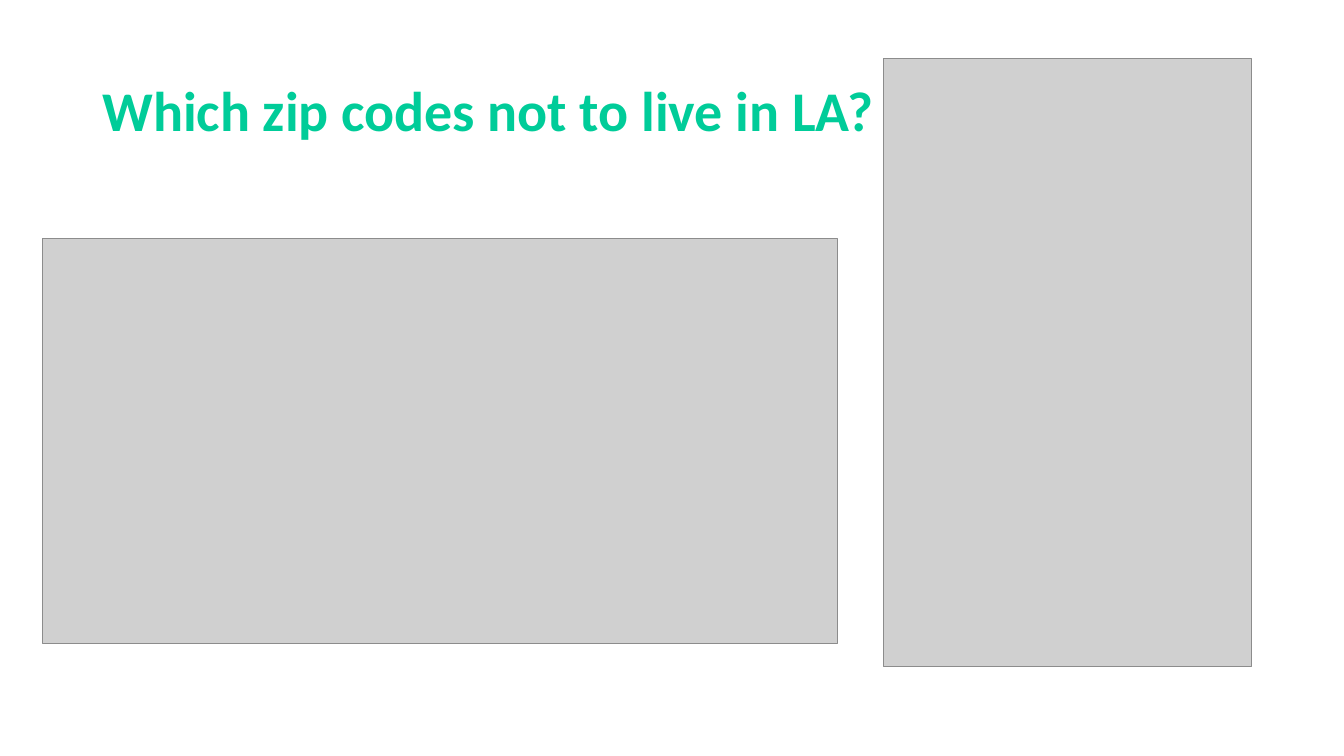
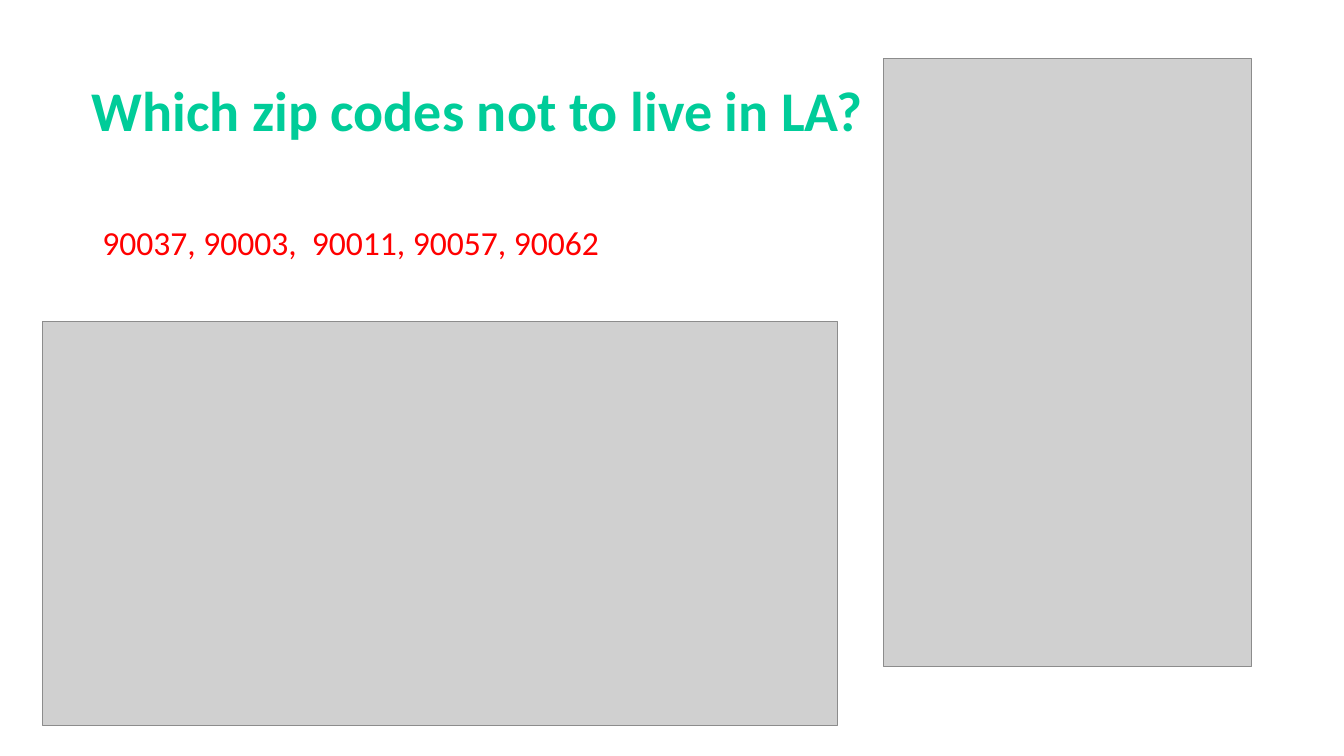
Before and after one commit to frederikdebruyker/Los-Angeles-Crime-Statistics, a slide deck: slide 7 of Presentation Project1 - Los Angeles Crime Statistics.pptx. Drawn at 1344x756 pixels with LibreOffice and Linux fonts; fonts in the diff are those of the drawing; grey boxes stand for pictures. Boxes give left, top, right and bottom in pixels: in the first picture for what was removed or moved away, otherwise in the second. Text is boxed around its words. In the diff, an @@ line names an element or a change of style, - is before the commit and + after.

```diff
--- a/Presentation Project1 - Los Angeles Crime Statistics.pptx
+++ b/Presentation Project1 - Los Angeles Crime Statistics.pptx
@@ title "Which zip codes not to ...": place and size @@
-title "Which zip codes not to ..." at [102, 91, 873, 140]
+title "Which zip codes not to ..." at [92, 91, 862, 140]
@@ text added at [102, 232, 599, 259], 24 pt, text #FF0000 @@
+90037, 90003, 90011, 90057, 90062
@@ picture: place and size @@
-picture at [42, 239, 838, 643]
+picture at [42, 322, 838, 726]
```
Also in this commit, not shown: 1 other slide changed.
